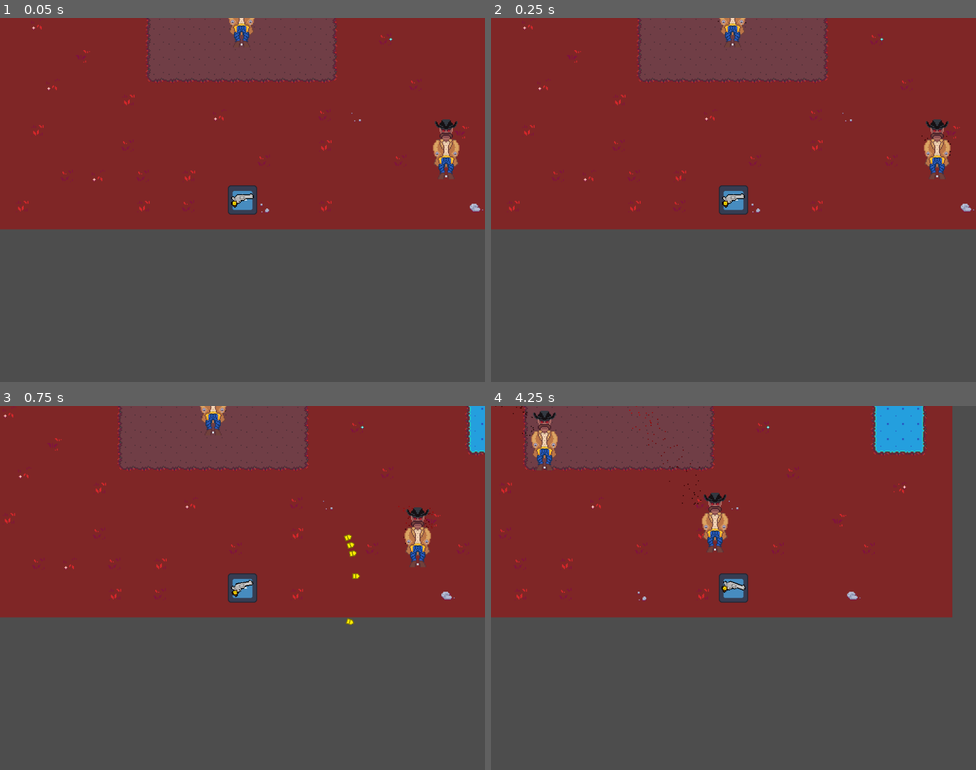
Above: before the commit, frames 1-4 (two rows, left to right).
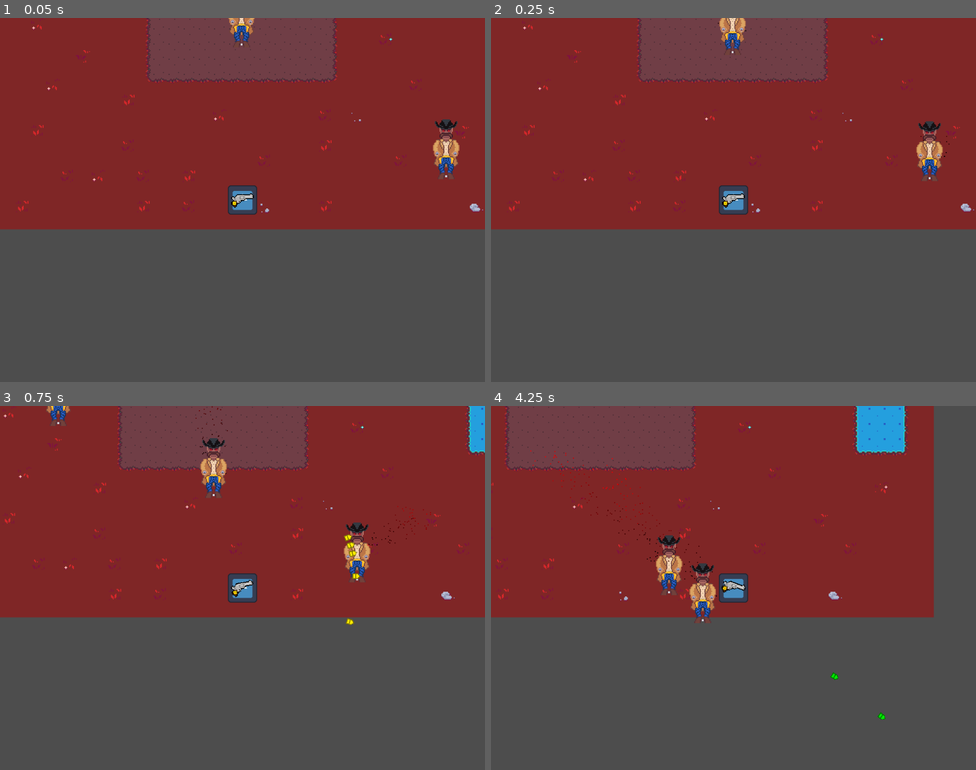
Above: after the commit, the same moments.

Repository: npnorman/chamber-bullethell
Game: Godot game, scene res://scenes/rooms/starting_room.tscn
Same seed, same stepped clock (60 frames per second), same inputs: the game is played once before the commit and once after it. The engine's default icon, where the game draws it, is replaced by a stand-in: a white triangle on a blue panel in a dark square.
Inputs (mouse positions are in pixels of both pictures, inside the frame that each line leads up to):
- Up to frame 1 (0.05 s): no input
- Up to frame 2 (0.25 s): no input
- Up to frame 3 (0.75 s): move the mouse to (349, 569) at 0.52 s; press the mouse at (349, 569) at 0.53 s; hold D (Right) from 0.53 s (still down)
- Up to frame 4 (4.25 s): move the mouse to (636, 606) at 1.27 s; release D (Right) at 1.28 s; release the mouse at (636, 606) at 1.28 s; hold S (Down) 1.28-2.03 s; tap Mouse wheel down (Cycle Bullet Backward) at 1.35 s; click (636, 606) at 1.55 s; move the mouse to (782, 507) at 2.02 s; hold D (Right) 2.03-2.78 s; hold Mouse wheel up (Cycle Bullet Forward) 2.03-2.78 s; click (782, 507) at 2.3 s; move the mouse to (709, 660) at 2.77 s; hold Up (Up) 2.78-3.53 s; click (709, 660) at 2.85 s; move the mouse to (879, 642) at 3.52 s; press the mouse at (879, 642) at 3.53 s; hold Left (Left) from 3.53 s (still down)

Frame 1 is identical in both runs. In frame 2, 1.1% of the frame differs, in the area x 46-95%, y 0-45%; in frame 3, 2.2%; in frame 4, 8.1%, in the area x 0-96%, y 0-87%.

Commit message:
added enemy script

Diff:
--- a/scenes/enemy.tscn
+++ b/scenes/enemy.tscn
@@ -1,7 +1,8 @@
-[gd_scene load_steps=10 format=3 uid="uid://be3bjg0ua7h2c"]
+[gd_scene load_steps=11 format=3 uid="uid://be3bjg0ua7h2c"]
 
 [ext_resource type="Texture2D" uid="uid://ciqmgfqnlu8n3" path="res://sprites/bounty-hunter.png" id="1_cpy70"]
 [ext_resource type="Script" uid="uid://codcr8smm4onm" path="res://scripts/enemy.gd" id="1_md0e3"]
+[ext_resource type="PackedScene" uid="uid://driwak3eok3gy" path="res://scenes/player/bullets/player-bullet.tscn" id="2_4ra3w"]
 
 [sub_resource type="RectangleShape2D" id="RectangleShape2D_32hc7"]
 size = Vector2(35, 69)
@@ -11,6 +12,69 @@
 
 [sub_resource type="Gradient" id="Gradient_md0e3"]
 colors = PackedColorArray(0.734561, 3.66756e-05, 0.152641, 1, 0.265568, 0, 0.0435677, 1)
+
+[sub_resource type="Animation" id="Animation_4ra3w"]
+length = 0.001
+tracks/0/type = "value"
+tracks/0/imported = false
+tracks/0/enabled = true
+tracks/0/path = NodePath("Sprite2D:modulate")
+tracks/0/interp = 1
+tracks/0/loop_wrap = true
+tracks/0/keys = {
+"times": PackedFloat32Array(0),
+"transitions": PackedFloat32Array(1),
+"update": 0,
+"values": [Color(1, 1, 1, 1)]
+}
+tracks/1/type = "value"
+tracks/1/imported = false
+tracks/1/enabled = true
+tracks/1/path = NodePath("CollisionShape2D:disabled")
+tracks/1/interp = 1
+tracks/1/loop_wrap = true
+tracks/1/keys = {
+"times": PackedFloat32Array(0),
+"transitions": PackedFloat32Array(1),
+"update": 1,
+"values": [false]
+}
+tracks/2/type = "value"
+tracks/2/imported = false
+tracks/2/enabled = true
+tracks/2/path = NodePath("Sprite2D:visible")
+tracks/2/interp = 1
+tracks/2/loop_wrap = true
+tracks/2/keys = {
+"times": PackedFloat32Array(0),
+"transitions": PackedFloat32Array(1),
+"update": 1,
+"values": [true]
+}
+tracks/3/type = "value"
+tracks/3/imported = false
+tracks/3/enabled = true
+tracks/3/path = NodePath("CPUParticles2D:emitting")
+tracks/3/interp = 1
+tracks/3/loop_wrap = true
+tracks/3/keys = {
+"times": PackedFloat32Array(0),
+"transitions": PackedFloat32Array(1),
+"update": 1,
+"values": [true]
+}
+tracks/4/type = "value"
+tracks/4/imported = false
+tracks/4/enabled = true
+tracks/4/path = NodePath("DeathParticles:emitting")
+tracks/4/interp = 1
+tracks/4/loop_wrap = true
+tracks/4/keys = {
+"times": PackedFloat32Array(0),
+"transitions": PackedFloat32Array(1),
+"update": 1,
+"values": [false]
+}
 
 [sub_resource type="Animation" id="Animation_md0e3"]
 resource_name = "color_red"
@@ -27,69 +91,6 @@
 "values": [Color(1, 1, 1, 1), Color(0.91615, 0, 0.137719, 1), Color(1, 1, 1, 1)]
 }
 
-[sub_resource type="Animation" id="Animation_4ra3w"]
-length = 0.001
-tracks/0/type = "value"
-tracks/0/imported = false
-tracks/0/enabled = true
-tracks/0/path = NodePath("Sprite2D:modulate")
-tracks/0/interp = 1
-tracks/0/loop_wrap = true
-tracks/0/keys = {
-"times": PackedFloat32Array(0),
-"transitions": PackedFloat32Array(1),
-"update": 0,
-"values": [Color(1, 1, 1, 1)]
-}
-tracks/1/type = "value"
-tracks/1/imported = false
-tracks/1/enabled = true
-tracks/1/path = NodePath("CollisionShape2D:disabled")
-tracks/1/interp = 1
-tracks/1/loop_wrap = true
-tracks/1/keys = {
-"times": PackedFloat32Array(0),
-"transitions": PackedFloat32Array(1),
-"update": 1,
-"values": [false]
-}
-tracks/2/type = "value"
-tracks/2/imported = false
-tracks/2/enabled = true
-tracks/2/path = NodePath("Sprite2D:visible")
-tracks/2/interp = 1
-tracks/2/loop_wrap = true
-tracks/2/keys = {
-"times": PackedFloat32Array(0),
-"transitions": PackedFloat32Array(1),
-"update": 1,
-"values": [true]
-}
-tracks/3/type = "value"
-tracks/3/imported = false
-tracks/3/enabled = true
-tracks/3/path = NodePath("CPUParticles2D:emitting")
-tracks/3/interp = 1
-tracks/3/loop_wrap = true
-tracks/3/keys = {
-"times": PackedFloat32Array(0),
-"transitions": PackedFloat32Array(1),
-"update": 1,
-"values": [true]
-}
-tracks/4/type = "value"
-tracks/4/imported = false
-tracks/4/enabled = true
-tracks/4/path = NodePath("DeathParticles:emitting")
-tracks/4/interp = 1
-tracks/4/loop_wrap = true
-tracks/4/keys = {
-"times": PackedFloat32Array(0),
-"transitions": PackedFloat32Array(1),
-"update": 1,
-"values": [false]
-}
-
 [sub_resource type="Animation" id="Animation_5uy6h"]
 resource_name = "death"
 tracks/0/type = "value"
@@ -164,6 +165,7 @@
 
 [node name="Enemy" type="CharacterBody2D" groups=["Enemy", "NavigationAgents"]]
 script = ExtResource("1_md0e3")
+bulletScene = ExtResource("2_4ra3w")
 
 [node name="CollisionShape2D" type="CollisionShape2D" parent="."]
 position = Vector2(0, -2)
--- a/scenes/player/bullets/player-bullet.gd
+++ b/scenes/player/bullets/player-bullet.gd
@@ -3,6 +3,7 @@
 @export var speed: int = 1500
 @export var damage: int = 1
 @export var bullet_id: int = 0
+var isEnemyBullet:bool = false
 var direction: Vector2 = Vector2.UP
 
 func _ready():
@@ -15,8 +16,15 @@
 	queue_free()
 
 func _on_body_entered(body: Node2D) -> void:
-	if body.is_in_group("Enemy"):
+	if body.is_in_group("Enemy") and !isEnemyBullet:
 		if body.has_method("take_damage"):
-			body.take_damage(1)
+			body.take_damage(damage)
 
 		self.queue_free()
+
+	if body.is_in_group("Player") and isEnemyBullet:
+		print("Enemy Hit Player")
+		if body.has_method("take_damage"):
+			body.take_damage(damage)
+
+		self.queue_free()
--- a/scripts/enemy.gd
+++ b/scripts/enemy.gd
@@ -3,19 +3,26 @@
 var target:CharacterBody2D
 @export var speed : float = 300.0
 @export var health : int = 2
+@export var bulletDamage: int = 1
+@export var bulletSpeed : float = 300.0
 @export var distance_from_player : float = 100
+@export var bulletScene:PackedScene
 
 @onready var sprite: Sprite2D = $Sprite2D
 @onready var nav_agent: NavigationAgent2D = $NavigationAgent2D
 @onready var animation_player: AnimationPlayer = $AnimationPlayer
+@onready var reroute_timer: Timer = $RerouteTimer
 
 var is_moving:bool = true
 var last_static_position:Vector2
 var is_wiggle_room_set = true
 var wiggle_room:float = 1.0
+var wait_time:float = 3.0
 
 func _ready() -> void:
 	target = get_tree().get_nodes_in_group("Player")[0]
+	reroute_timer.wait_time = wait_time
+	decide_nav_route()
 
 func _physics_process(delta: float) -> void:
 
@@ -57,7 +64,27 @@
 	# or dead body
 	animation_player.play("death")
 
+func shoot():
+	var newBullet:Area2D = bulletScene.instantiate()
+
+	newBullet.get_node("Sprite2D").modulate = Color("green")
+	newBullet.damage = bulletDamage
+	newBullet.speed = bulletSpeed
+	newBullet.isEnemyBullet = true
+	newBullet.global_position = global_position
+	newBullet.direction = global_position.direction_to(target.global_position)
+	newBullet.rotation = global_position.angle_to_point(target.global_position) + deg_to_rad(90.0)
+
+	get_parent().add_child(newBullet)
+
 func _on_reroute_timer_timeout() -> void:
 	# reroute navagent
 	# stops jittering
+	shoot()
 	decide_nav_route()
+
+	# random
+	var times = [-2,2]
+	var rng = RandomNumberGenerator.new()
+	var wiggle = times[rng.randi_range(0,times.size()-1)]
+	reroute_timer.wait_time = wait_time + wiggle
